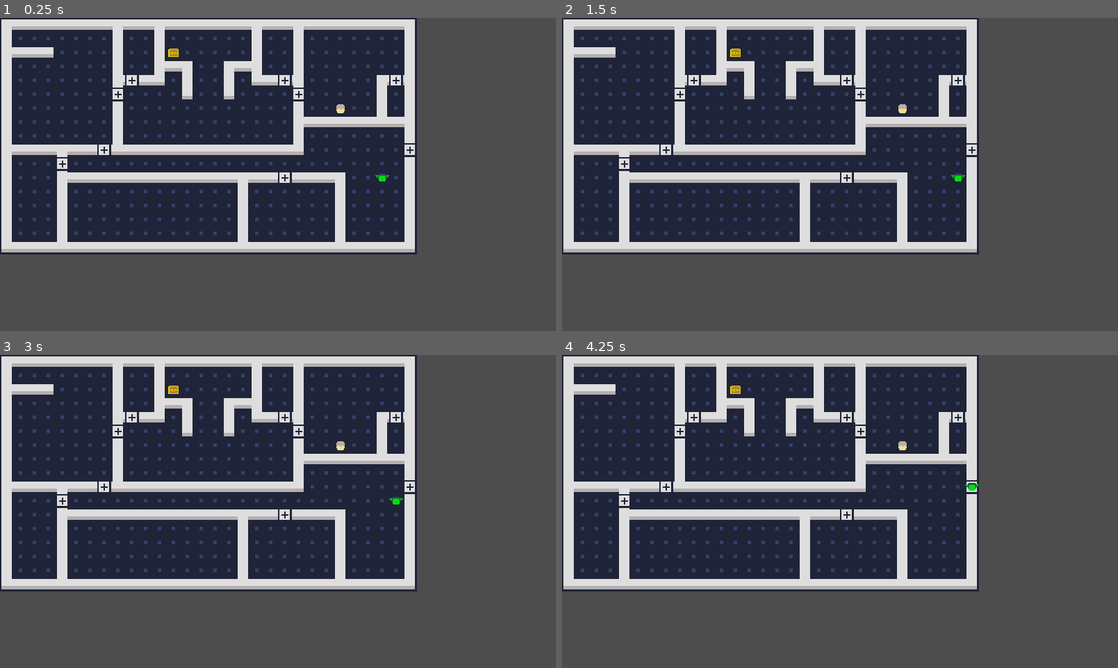
Above: before the commit, frames 1-4 (two rows, left to right).
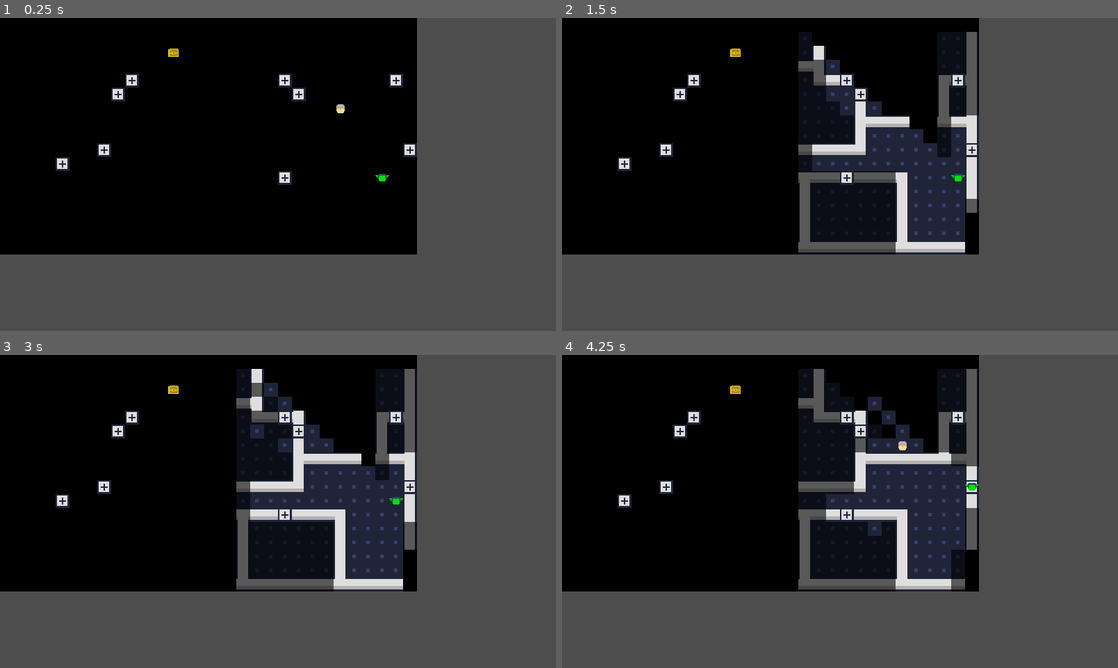
Above: after the commit, the same moments.

Repository: RayCPreston/treasure-goblin
Game: Godot game, scene res://scenes/levels/poc.tscn
Two runs of this game, one before a commit and one after it. Both use one fixed random seed, a clock stepped at 60 frames per second and the inputs below.
Inputs:
- Up to frame 1 (0.25 s): no input
- Up to frame 2 (1.5 s): tap Enter at 0.5 s; hold , (wait) 0.53-1.28 s; tap L (move_e) at 0.6 s; tap Space at 1.25 s; tap , (wait) at 1.35 s
- Up to frame 3 (3 s): tap L (move_e) at 1.55, 2.1 s; tap Enter at 2 s; hold , (wait) 2.03-2.78 s; tap Space at 2.75 s; tap K (move_n) at 2.85 s
- Up to frame 4 (4.25 s): tap L (move_e) at 3.05 s; tap Enter at 3.5 s; hold , (wait) from 3.53 s (still down); tap U (move_ne) at 3.6 s

The runs differ from the first frame. In frame 1, 56% of the frame differs, in the area x 0-75%, y 0-76%; in frame 2, 47%; in frame 3, 46%; in frame 4, 47%.

Commit message:
Refactor grid and vision management systems; introduce GridManager and VisionManager, and update entity interactions

Diff:
--- a/project/autoloads/constants.gd
+++ b/project/autoloads/constants.gd
@@ -1,3 +1,15 @@
 extends Node
 
+enum Dir { N, NE, E, SE, S, SW, W, NW }
+
 const TILE_SIZE = 16
+const dir: Dictionary = {
+	Dir.N: Vector2i(0, -1),
+	Dir.NE: Vector2i(1, -1),
+	Dir.E: Vector2i(1, 0),
+	Dir.SE: Vector2i(1, 1),
+	Dir.S: Vector2i(0, 1),
+	Dir.SW: Vector2i(-1, 1),
+	Dir.W: Vector2i(-1, 0),
+	Dir.NW: Vector2i(-1, -1)
+}
--- a/project/autoloads/world_grid.gd
+++ b/project/autoloads/grid_manager.gd
@@ -1,10 +1,6 @@
 extends Node
 
 var _cells: Dictionary = {}
-var _tile_query: TileQuery = TileQuery.new()
-
-func initialize(layers: Array[TileMapLayer]) -> void:
-	_tile_query.initialize(layers)
 
 func register(entity: Entity, cell: Vector2i) -> void:
 	_cells[cell] = entity
@@ -29,4 +25,4 @@
 	return _cells.has(cell)
 
 func is_cell_available(cell: Vector2i) -> bool:
-	return _tile_query.is_walkable(cell) and not is_occupied(cell)
+	return TileManager.is_walkable(cell) and not is_occupied(cell)
--- /dev/null
+++ b/project/autoloads/tile_manager.gd
@@ -0,0 +1,43 @@
+extends Node
+
+var _layers: Array[TileMapLayer] = []
+
+func initialize(layers: Array[TileMapLayer]) -> void:
+	_layers = layers
+
+func is_walkable(cell: Vector2i) -> bool:
+	if _layers.is_empty():
+		Log.warn("TileQuery: no TileMapLayers initiated.")
+		return false
+	var is_walkable_tile: bool = false
+	for layer in _layers:
+		var tile_data: TileData = layer.get_cell_tile_data(cell)
+		if tile_data == null:
+			continue
+		is_walkable_tile = true
+		var walkable_data = tile_data.get_custom_data("is_walkable")
+		if walkable_data is bool and not walkable_data:
+			return false
+	return is_walkable_tile
+
+func is_opaque(cell: Vector2i) -> bool:
+	if _layers.is_empty():
+		Log.warn("TileQuery: no TileMapLayers initiated.")
+		return false
+	for layer in _layers:
+		var tile_data: TileData = layer.get_cell_tile_data(cell)
+		if tile_data == null:
+			continue
+		var opaque_data = tile_data.get_custom_data("is_opaque")
+		if opaque_data is bool and opaque_data:
+			return true
+	return false
+
+func set_cell_modulate(cell: Vector2i, color: Color) -> void:
+	for layer in _layers:
+		if layer.get_cell_source_id(cell) != -1:
+			layer.set_cell_modulate(cell, color)
+
+func notify_vision_update() -> void:
+	for layer in _layers:
+		layer.notify_runtime_tile_data_update()
--- /dev/null
+++ b/project/autoloads/vision_manager.gd
@@ -0,0 +1,26 @@
+extends Node
+
+signal cell_state_changed
+
+const COLOR_VISIBLE: Color = Color(1.0, 1.0, 1.0, 1.0)
+const COLOR_REMEMBERED: Color = Color(0.4, 0.4, 0.4, 1.0)
+const COLOR_UNSEEN: Color = Color(0.0, 0.0, 0.0, 1.0)
+
+var _vision: Dictionary = {}
+
+func initialize(player: Player) -> void:
+	player.vision_updated.connect(_on_vision_updated)
+
+func get_state(cell: Vector2i) -> PlayerFov.VisionState:
+	return _vision.get(cell, PlayerFov.VisionState.UNSEEN)
+
+func get_cell_color(cell: Vector2i) -> Color:
+	match get_state(cell):
+		PlayerFov.VisionState.VISIBLE: return COLOR_VISIBLE
+		PlayerFov.VisionState.REMEMBERED: return COLOR_REMEMBERED
+		_: return COLOR_UNSEEN
+
+func _on_vision_updated(cells: Dictionary) -> void:
+	_vision = cells
+	TileManager.notify_vision_update()
+	cell_state_changed.emit()
--- a/project/project.godot
+++ b/project/project.godot
@@ -17,10 +17,12 @@
 [autoload]
 
 Constants="*uid://dn4xu7g43lada"
-WorldGrid="*uid://mc6pbe4hleqr"
+GridManager="*uid://mc6pbe4hleqr"
 TurnManager="*uid://ds0m51wbeb6fb"
 PlayerInput="*uid://buekmcf6fhvx4"
 Log="*uid://xcftfqiaggi7"
+TileManager="*uid://ckox3k0qij4sc"
+VisionManager="*uid://b71acyyxwxjsu"
 
 [display]
 
--- a/project/resources/wall-tileset.tres
+++ b/project/resources/wall-tileset.tres
@@ -9,41 +9,49 @@
 0:0/0/terrain = 0
 0:0/0/terrains_peering_bit/right_side = 0
 0:0/0/terrains_peering_bit/bottom_side = 0
+0:0/0/custom_data_1 = true
 1:0/0 = 0
 1:0/0/terrain_set = 0
 1:0/0/terrain = 0
 1:0/0/terrains_peering_bit/right_side = 0
 1:0/0/terrains_peering_bit/left_side = 0
+1:0/0/custom_data_1 = true
 2:0/0 = 0
 2:0/0/terrain_set = 0
 2:0/0/terrain = 0
 2:0/0/terrains_peering_bit/bottom_side = 0
 2:0/0/terrains_peering_bit/left_side = 0
+2:0/0/custom_data_1 = true
 3:0/0 = 0
 3:0/0/terrain_set = 0
 3:0/0/terrain = 0
 3:0/0/terrains_peering_bit/right_side = 0
 3:0/0/terrains_peering_bit/left_side = 0
 3:0/0/terrains_peering_bit/top_side = 0
+3:0/0/custom_data_1 = true
 4:0/0 = 0
 4:0/0/terrain_set = 0
 4:0/0/terrain = 0
 4:0/0/terrains_peering_bit/right_side = 0
 4:0/0/terrains_peering_bit/bottom_side = 0
 4:0/0/terrains_peering_bit/left_side = 0
+4:0/0/custom_data_1 = true
 5:0/0 = 0
 0:1/0 = 0
 0:1/0/terrain_set = 0
 0:1/0/terrain = 0
 0:1/0/terrains_peering_bit/bottom_side = 0
+0:1/0/custom_data_1 = true
 1:1/0 = 0
 1:1/0/terrain_set = 0
 1:1/0/terrain = 0
+1:1/0/custom_data_1 = true
 2:1/0 = 0
 2:1/0/terrain_set = 0
 2:1/0/terrain = 0
 2:1/0/terrains_peering_bit/bottom_side = 0
 2:1/0/terrains_peering_bit/top_side = 0
+2:1/0/custom_data_1 = true
 3:1/0 = 0
 3:1/0/terrain_set = 0
 3:1/0/terrain = 0
@@ -51,40 +59,48 @@
 3:1/0/terrains_peering_bit/bottom_side = 0
 3:1/0/terrains_peering_bit/left_side = 0
 3:1/0/terrains_peering_bit/top_side = 0
+3:1/0/custom_data_1 = true
 4:1/0 = 0
 4:1/0/terrain_set = 0
 4:1/0/terrain = 0
 4:1/0/terrains_peering_bit/right_side = 0
 4:1/0/terrains_peering_bit/bottom_side = 0
 4:1/0/terrains_peering_bit/top_side = 0
+4:1/0/custom_data_1 = true
 5:1/0 = 0
 5:1/0/terrain_set = 0
 5:1/0/terrain = 0
 5:1/0/terrains_peering_bit/bottom_side = 0
 5:1/0/terrains_peering_bit/left_side = 0
 5:1/0/terrains_peering_bit/top_side = 0
+5:1/0/custom_data_1 = true
 0:2/0 = 0
 0:2/0/terrain_set = 0
 0:2/0/terrain = 0
 0:2/0/terrains_peering_bit/top_side = 0
+0:2/0/custom_data_1 = true
 1:2/0 = 0
 1:2/0/terrain_set = 0
 1:2/0/terrain = 0
 1:2/0/terrains_peering_bit/right_side = 0
 1:2/0/terrains_peering_bit/top_side = 0
+1:2/0/custom_data_1 = true
 2:2/0 = 0
 2:2/0/terrain_set = 0
 2:2/0/terrain = 0
 2:2/0/terrains_peering_bit/left_side = 0
 2:2/0/terrains_peering_bit/top_side = 0
+2:2/0/custom_data_1 = true
 3:2/0 = 0
 3:2/0/terrain_set = 0
 3:2/0/terrain = 0
 3:2/0/terrains_peering_bit/right_side = 0
+3:2/0/custom_data_1 = true
 4:2/0 = 0
 4:2/0/terrain_set = 0
 4:2/0/terrain = 0
 4:2/0/terrains_peering_bit/left_side = 0
+4:2/0/custom_data_1 = true
 5:2/0 = 0
 
 [resource]
@@ -93,4 +109,6 @@
 terrain_set_0/terrain_0/color = Color(0.5, 0.34375, 0.25, 1)
 custom_data_layer_0/name = "is_walkable"
 custom_data_layer_0/type = 1
+custom_data_layer_1/name = "is_opaque"
+custom_data_layer_1/type = 1
 sources/0 = SubResource("TileSetAtlasSource_w1v5x")
--- a/project/scenes/levels/poc.tscn
+++ b/project/scenes/levels/poc.tscn
@@ -4,6 +4,7 @@
 [ext_resource type="TileSet" uid="uid://bs3gimkrvupse" path="res://resources/floor-tileset.tres" id="1_l7un8"]
 [ext_resource type="TileSet" uid="uid://df3vvcob8ar6d" path="res://resources/wall-tileset.tres" id="2_rx5dp"]
 [ext_resource type="PackedScene" uid="uid://ddj16o7xecmam" path="res://scenes/components/furniture/chest.tscn" id="3_h5dss"]
+[ext_resource type="Script" uid="uid://bxcsmlx2iri70" path="res://scripts/util/tiles/tile_util.gd" id="3_mjplg"]
 [ext_resource type="PackedScene" uid="uid://cdkwtgyxdrb53" path="res://scenes/components/furniture/door.tscn" id="3_rx5dp"]
 [ext_resource type="PackedScene" uid="uid://c8j8wx37be5o0" path="res://scenes/actors/goblin.tscn" id="5_hxsix"]
 [ext_resource type="PackedScene" uid="uid://djbf04gdrychm" path="res://scenes/actors/guard.tscn" id="6_6h6sj"]
@@ -14,11 +15,13 @@
 [node name="floor-layer" type="TileMapLayer" parent="." unique_id=1659423347]
 tile_map_data = PackedByteArray("AAAAAAAAAAAAAAAAAAAAAAEAAAAAAAAAAAAAAAIAAAAAAAAAAAAAAAMAAAAAAAAAAAAAAAQAAAAAAAAAAAAAAA …(8080 unchanged characters)…
 tile_set = ExtResource("1_l7un8")
+script = ExtResource("3_mjplg")
 
 [node name="wall-layer" type="TileMapLayer" parent="." unique_id=1485003226]
 z_index = 1
 tile_map_data = PackedByteArray("AAAAAAAAAAAAAAAAAAADAAAAAAABAAAAAAAEAAAAAAABAAAAAAAFAAAAAAABAAAAAAAGAAAAAAABAAAAAAAHAA …(2896 unchanged characters)…
 tile_set = ExtResource("2_rx5dp")
+script = ExtResource("3_mjplg")
 
 [node name="chest" parent="." unique_id=512516804 instance=ExtResource("3_h5dss")]
 position = Vector2(192, 32)
--- a/project/scripts/actors/entity.gd
+++ b/project/scripts/actors/entity.gd
@@ -13,10 +13,11 @@
 
 func _ready() -> void:
 	cell = world_to_cell(position)
-	WorldGrid.register(self, cell)
+	GridManager.register(self, cell)
+	VisionManager.cell_state_changed.connect(refresh_visibility)
 
 func _exit_tree() -> void:
-	WorldGrid.unregister(cell)
+	GridManager.unregister(cell)
 
 func interact(_source: Entity) -> void:
 	pass
@@ -28,12 +29,12 @@
 	turn_ended.emit()
 
 func try_move_to(to_cell: Vector2i) -> void:
-	var occupant: Entity = WorldGrid.get_entity_at_cell(to_cell)
+	var occupant: Entity = GridManager.get_entity_at_cell(to_cell)
 	if occupant and occupant.is_passable:
 		swap_with(occupant)
 	elif occupant and occupant.is_interactable:
 		occupant.interact(self)
-	elif WorldGrid.is_cell_available(to_cell):
+	elif GridManager.is_cell_available(to_cell):
 		move_to(to_cell)
 	else:
 		pass
@@ -43,9 +44,17 @@
 	end_turn()
 
 func move_to(to_cell: Vector2i) -> void:
-	WorldGrid.move_entity(self, cell, to_cell)
+	GridManager.move_entity(self, cell, to_cell)
 	cell = to_cell
 	tweened_move(to_cell)
+
+func swap_with(other: Entity) -> void:
+	var other_cell: Vector2i = other.cell
+	GridManager.swap_entities(self, other)
+	other.cell = cell
+	other.tweened_move(cell)
+	cell = other_cell
+	tweened_move(other_cell)
 
 func tweened_move(target_cell: Vector2i) -> void:
 	var world_cell: Vector2 = cell_to_world(target_cell)
@@ -56,13 +65,8 @@
 		.set_trans(Tween.TRANS_QUINT)\
 		.set_ease(Tween.EASE_OUT)
 
-func swap_with(other: Entity) -> void:
-	var other_cell: Vector2i = other.cell
-	WorldGrid.swap_entities(self, other)
-	other.cell = cell
-	other.tweened_move(cell)
-	cell = other_cell
-	tweened_move(other_cell)
+func refresh_visibility() -> void:
+	modulate = VisionManager.get_cell_color(cell)
 
 func world_to_cell(world_pos: Vector2) -> Vector2i:
 	return Vector2i(world_pos / Constants.TILE_SIZE)
--- a/project/scripts/actors/player.gd
+++ b/project/scripts/actors/player.gd
@@ -1,9 +1,14 @@
 class_name Player
 extends Entity
+
+signal vision_updated(cells: Dictionary)
+
+var fov: PlayerFov = PlayerFov.new()
 
 func _ready() -> void:
 	super()
 	TurnManager.register_player(self)
+	_compute_fov()
 
 func _unhandled_input(event: InputEvent) -> void:
 	if not TurnManager.is_player_turn():
@@ -17,3 +22,14 @@
 		var direction: Vector2i = PlayerInput.get_move_direction(event)
 		try_move_to(cell + direction)
 	get_viewport().set_input_as_handled()
+
+func move_to(to_cell: Vector2i) -> void:
+	super(to_cell)
+	_compute_fov()
+
+func wait() -> void:
+	_compute_fov()
+	super()
+
+func _compute_fov() -> void:
+	vision_updated.emit(fov.compute(cell))
--- a/project/scripts/level/level.gd
+++ b/project/scripts/level/level.gd
@@ -2,4 +2,5 @@
 extends Node2D
 
 func _ready() -> void:
-	WorldGrid.initialize([$"floor-layer", $"wall-layer"])
+	TileManager.initialize([$"floor-layer", $"wall-layer"])
+	VisionManager.initialize($actors/goblin)
--- /dev/null
+++ b/project/scripts/util/actors/player/player_fov.gd
@@ -0,0 +1,66 @@
+class_name PlayerFov
+
+enum VisionState { UNSEEN, REMEMBERED, VISIBLE }
+
+var max_range = 10
+var _memory: Dictionary = {}
+
+const _OCTANTS: Array = [
+	[Vector2i(0, -1), Vector2i(1, 0)],   #N
+	[Vector2i(1, -1), Vector2i(0, 1)],   #NE
+	[Vector2i(1, 0),  Vector2i(0, 1)],   # E
+	[Vector2i(1, 1),  Vector2i(0, -1)],  # SE
+	[Vector2i(0, 1),  Vector2i(-1, 0)],  # S
+	[Vector2i(-1, 1), Vector2i(0, -1)],  # SW
+	[Vector2i(-1, 0), Vector2i(0, -1)],  # W
+	[Vector2i(-1,-1), Vector2i(0, 1)],   # NW
+]
+
+func compute(origin: Vector2i) -> Dictionary:
+	for cell in _memory:
+		if _memory[cell] == VisionState.VISIBLE:
+			_memory[cell] = VisionState.REMEMBERED
+	_memory[origin] = VisionState.VISIBLE
+	for octant in range(8):
+		_scan(origin, octant, 1, 0.0, 1.0)
+	return _memory
+
+func get_state(cell: Vector2i) -> VisionState:
+	return _memory.get(cell, VisionState.UNSEEN)
+
+func is_visible(cell: Vector2i) -> bool:
+	return get_state(cell) == VisionState.VISIBLE
+
+func _scan(origin: Vector2i, octant: int, col_dist: int, start_slope: float, end_slope: float) -> void:
+	if col_dist > max_range:
+		return
+	var col_step: Vector2i = _OCTANTS[octant][0]
+	var row_step: Vector2i = _OCTANTS[octant][1]
+	var previous_was_blocker: bool = false
+	var current_start: float = start_slope
+	var row_min: int = int(floor(start_slope * float(col_dist) + 0.5))
+	var row_max: int = int(floor(end_slope * float(col_dist) + 0.5))
+	for row in range(row_min, row_max + 1):
+		var cell: Vector2i = origin + col_step * col_dist + row_step * row
+		var near_slope: float = (float(row) - 0.5) / (float(col_dist) + 0.5)
+		var far_slope: float = (float(row) + 0.5) / (float(col_dist) - 0.5) \
+			if col_dist > 1 else (float(row) + 0.5) / 0.5
+		if near_slope > end_slope:
+			break
+		if far_slope < current_start:
+			continue
+		var dist: int = maxi(abs(cell.x - origin.x), abs(cell.y - origin.y))
+		if dist <= max_range:
+			_memory[cell] = VisionState.VISIBLE
+		var opaque: bool = TileManager.is_opaque(cell)
+		if opaque:
+			if not previous_was_blocker:
+				_scan(origin, octant, col_dist + 1, current_start, near_slope)
+			previous_was_blocker = true
+			current_start = far_slope
+		else:
+			if previous_was_blocker:
+				current_start = near_slope
+			previous_was_blocker = false
+	if not previous_was_blocker:
+		_scan(origin, octant, col_dist + 1, current_start, end_slope)
--- a/project/scripts/util/grid/tile_query.gd
+++ /dev/null
@@ -1,22 +0,0 @@
-class_name TileQuery
-extends RefCounted
-
-var _layers: Array[TileMapLayer] = []
-
-func initialize(layers: Array[TileMapLayer]) -> void:
-	_layers = layers
-
-func is_walkable(cell: Vector2i) -> bool:
-	if (_layers.is_empty()):
-		Log.warn("TileQuery: no TileMapLayers initiated.")
-		return false
-	var is_walkable_tile := false
-	for layer in _layers:
-		var tile_data: TileData = layer.get_cell_tile_data(cell)
-		if tile_data == null:
-			continue
-		is_walkable_tile = true
-		var walkable_data = tile_data.get_custom_data("is_walkable")
-		if walkable_data is bool and not walkable_data:
-			return false
-	return is_walkable_tile
--- /dev/null
+++ b/project/scripts/util/tiles/tile_util.gd
@@ -0,0 +1,9 @@
+class_name TileUtil
+
+extends TileMapLayer
+
+func _use_tile_data_runtime_update(_cell: Vector2i) -> bool:
+	return true
+
+func _tile_data_runtime_update(cell: Vector2i, tile_data: TileData) -> void:
+	tile_data.modulate = VisionManager.get_cell_color(cell)
Renamed: project/autoloads/world_grid.gd.uid -> project/autoloads/grid_manager.gd.uid
Renamed: project/scripts/util/grid/tile_query.gd.uid -> project/autoloads/tile_manager.gd.uid
Not shown, added: project/autoloads/vision_manager.gd.uid
Not shown, added: project/scripts/util/actors/player/player_fov.gd.uid
Not shown, added: project/scripts/util/tiles/tile_util.gd.uid
